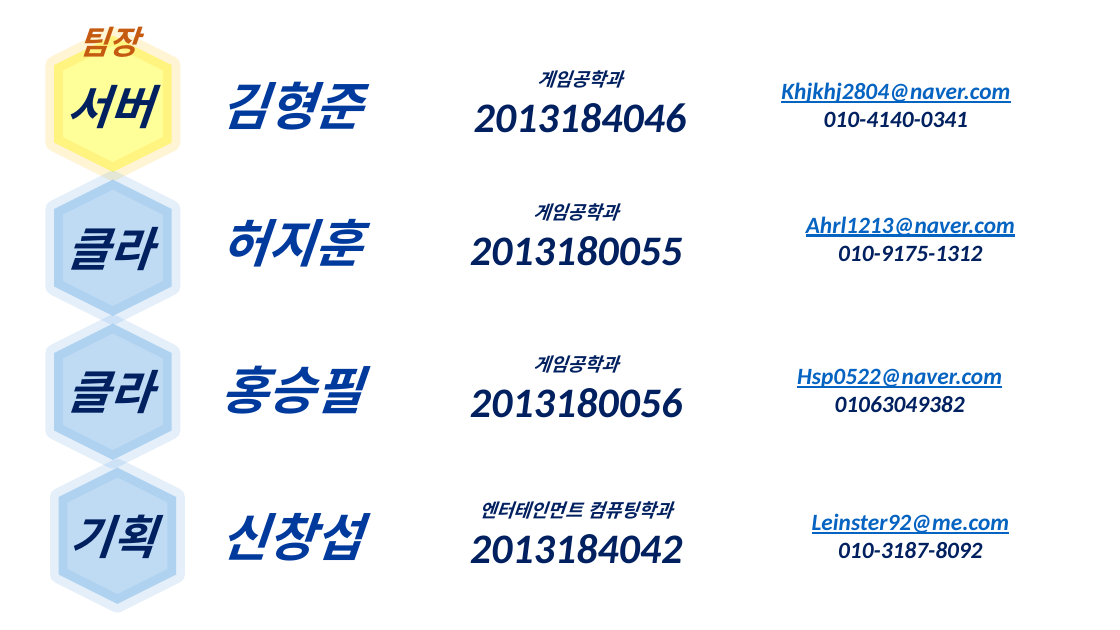
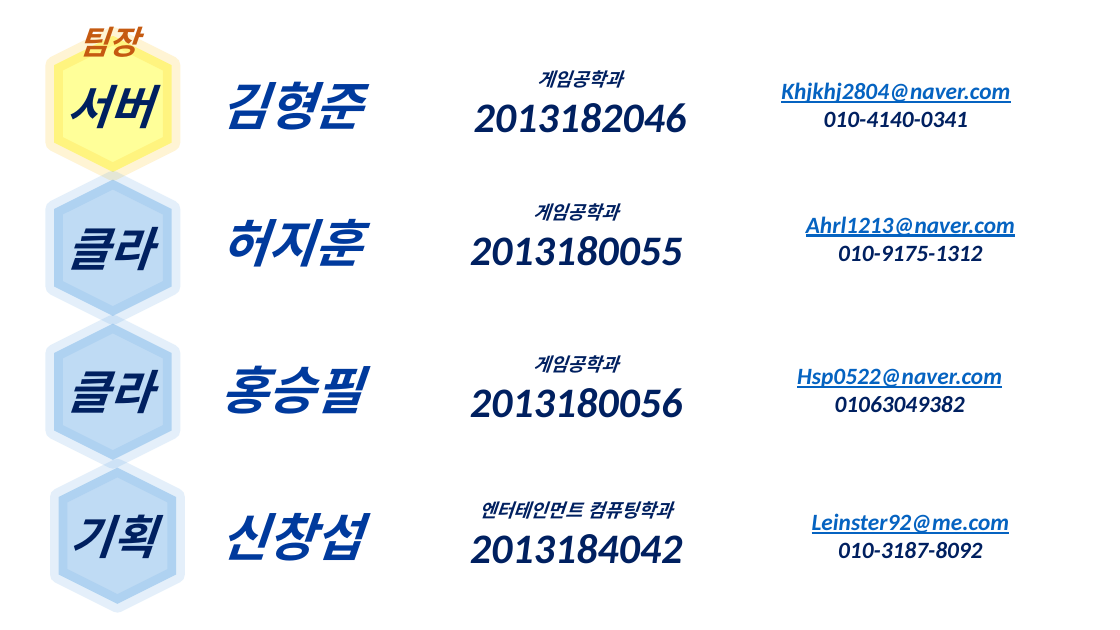
Before and after one commit to korleinster/gamebusdriver, a slide deck: slide 2 of documents/[13신창섭160802]졸업작품 제안서 1차수정.pptx. Drawn at 1120x630 pixels with LibreOffice and Linux fonts; fonts in the diff are those of the drawing. Boxes give left, top, right and bottom in pixels: in the first picture for what was removed or moved away, otherwise in the second. Text is boxed around its words. In the diff, an @@ line names an element or a change of style, - is before the commit and + after.

```diff
--- a/documents/[13신창섭160802]졸업작품 제안서 1차수정.pptx
+++ b/documents/[13신창섭160802]졸업작품 제안서 1차수정.pptx
@@ text at (x1=474, y1=103, x2=687, y2=133): text changed @@
-2013184046
+2013182046
```
Also in this commit, not shown: 8 other files.
